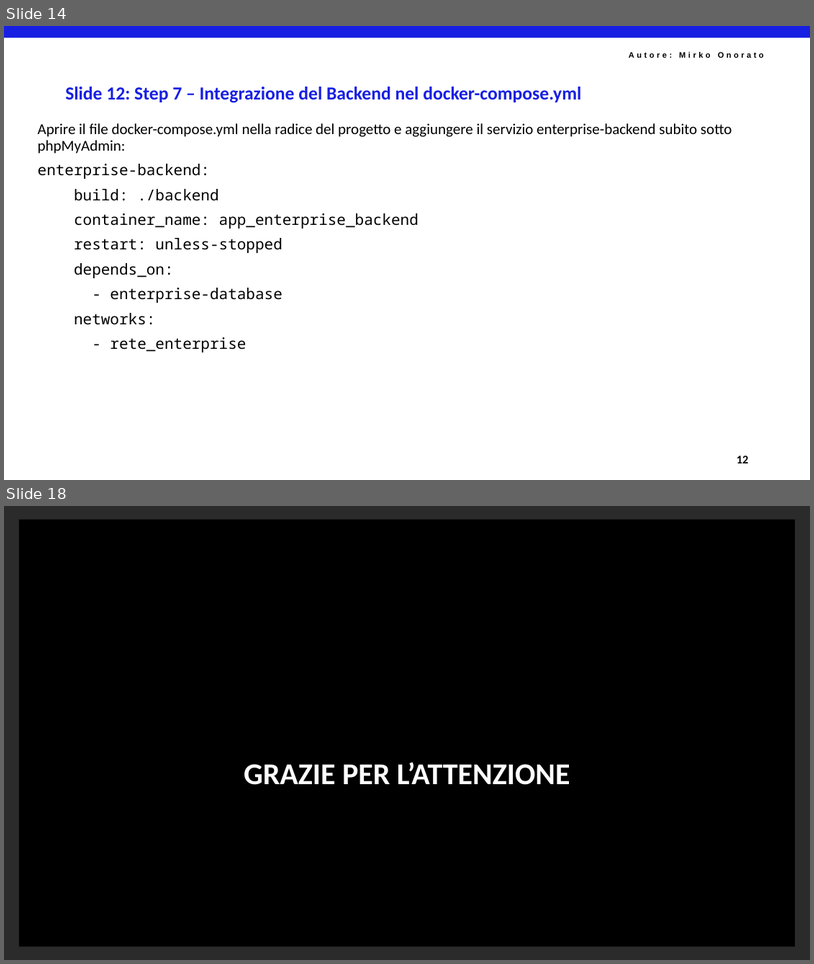
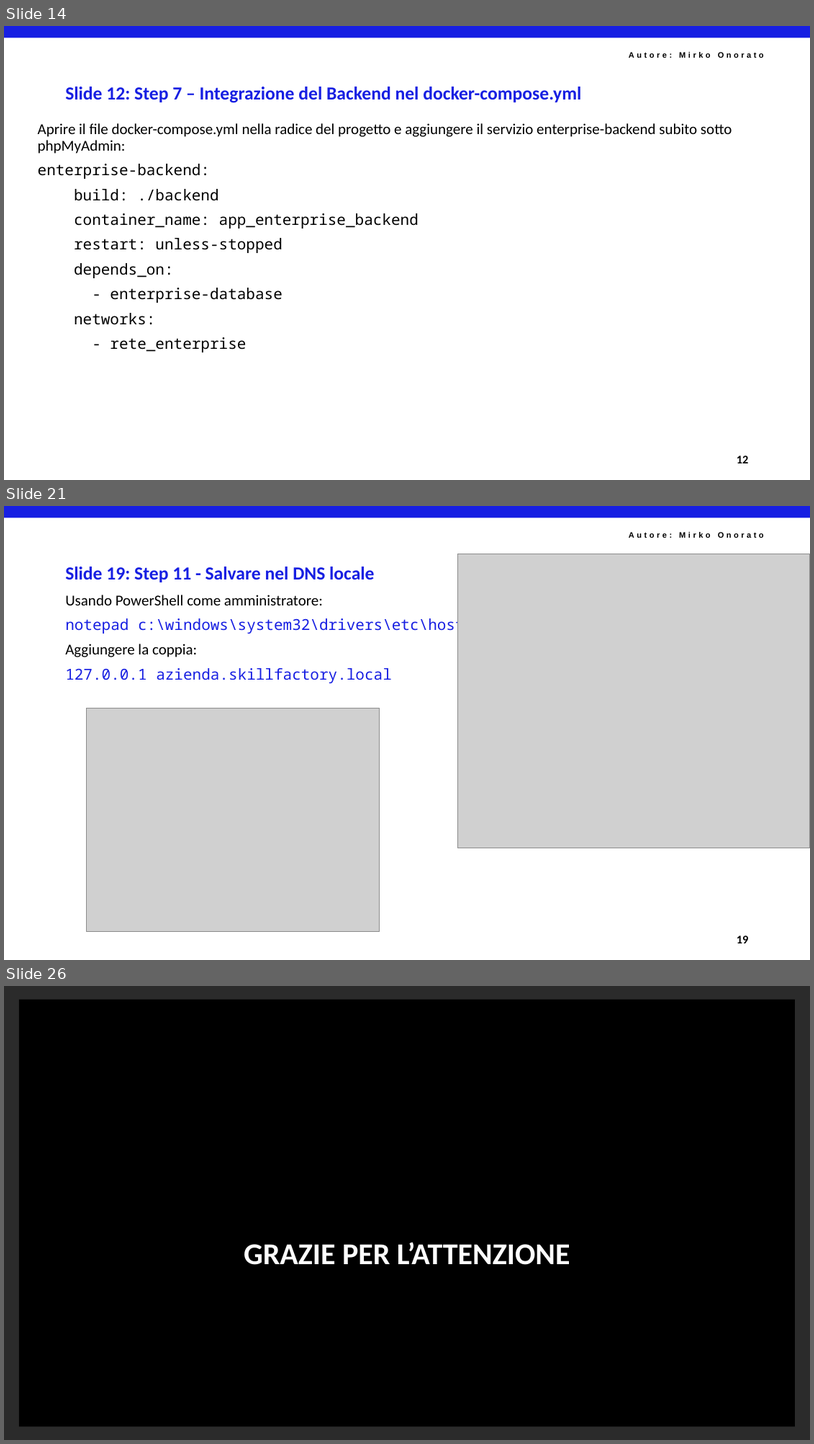
Before and after one commit to mirkoSkF/Docker-Slides, a slide deck: Lab 3.b - Stack Enterprise con Nginx Proxy Manager.pptx. Shown one above the other, each under a label of ours: slides 14 and 18 before the commit, slides 14, 21 and 26 after it; the slides between them are not shown. The pictures are 814x964 and 814x1444 pixels, drawn with LibreOffice and Linux fonts; fonts in the diff are those of the drawing; grey boxes stand for pictures; background and template pictures are left out; a plain dark background stands for a picture behind light text. Boxes give left, top, right and bottom in pixels: in the first picture for what was removed or moved away, otherwise in the second. Text is boxed around its words. In the diff, an @@ line names an element or a change of style, - is before the commit and + after.

```diff
--- a/Lab 3.b - Stack Enterprise con Nginx Proxy Manager.pptx
+++ b/Lab 3.b - Stack Enterprise con Nginx Proxy Manager.pptx
@@ slide 21 added at (4,506,810,960), background #FFFFFF; not listed: 2 template elements that a slide beside it also shows @@
@@ title added at (65,566,374,582), 22 pt, text #171FE2, bold @@
+Slide 19: Step 11 - Salvare nel DNS locale
@@ picture added at (458,554,810,847) @@
@@ text added at (65,595,473,683), 18 pt, text #171FE2 @@
+Usando PowerShell come amministratore:
+notepad c:\windows\system32\drivers\etc\hosts
+Aggiungere la coppia:
+127.0.0.1 azienda.skillfactory.local
@@ picture added at (86,708,379,932) @@
@@ text added at (737,935,749,943), 14 pt, text #000000, bold @@
+19
@@ what was slide 18 is now slide 26 @@
```
Also in this commit, not shown: 3 slides changed, 7 other slides added.
